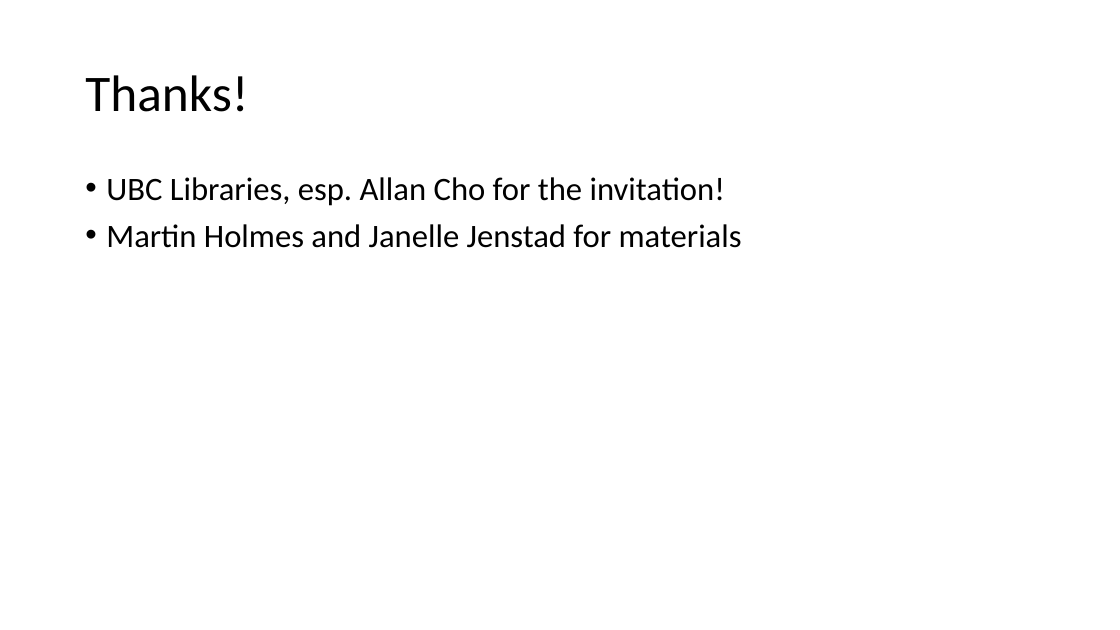
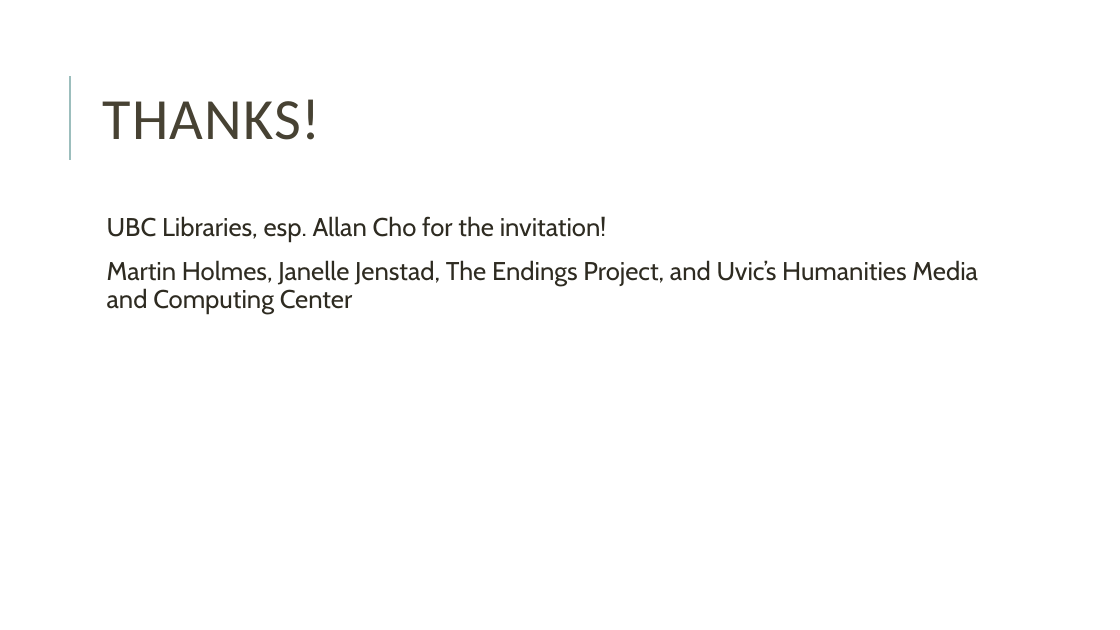
Before and after one commit to joeytakeda/teiworkshop, a slide deck: slide 119 of sept20/TEIWorkshop_1.pptx (slide 39 before the commit). Drawn at 1120x630 pixels with LibreOffice and Linux fonts; fonts in the diff are those of the drawing. Boxes give left, top, right and bottom in pixels: in the first picture for what was removed or moved away, otherwise in the second. Text is boxed around its words. In the diff, an @@ line names an element or a change of style, - is before the commit and + after.

```diff
--- a/sept20/TEIWorkshop_1.pptx
+++ b/sept20/TEIWorkshop_1.pptx
@@ line added from (70, 160) to (70, 76), #9CBEBD 1.5 pt @@
@@ title at bbox=[102, 99, 320, 140]: text changed; size 44 to 50 pt; text colour #000000 to #474233 @@
-Thanks!
+THANKS!
@@ text "UBC Libraries, esp. Allan Cho ...": place and size @@
-text "UBC Libraries, esp. Allan Cho ..." at bbox=[106, 177, 742, 248]
+text "UBC Libraries, esp. Allan Cho ..." at bbox=[107, 216, 978, 313]
@@ text at bbox=[107, 216, 607, 242]: size 28 to 22 pt, font Calibri to Cabin, text colour #000000 to #2E2B21 in "UBC Libraries, esp. Allan Cho for the ..."; bullet • to  ; more space between paragraphs @@
@@ text at bbox=[107, 260, 978, 313]: text changed; size 28 to 22 pt; font Calibri to Cabin; text colour #000000 to #2E2B21 @@
-• Martin Holmes and Janelle Jenstad for materials
+  Martin Holmes, Janelle Jenstad, The Endings Project, and Uvic’s Humanities Media and Computing Center
```
Also in this commit, not shown: 29 other slides changed, 89 slides added, 9 slides removed, 1 other file.
